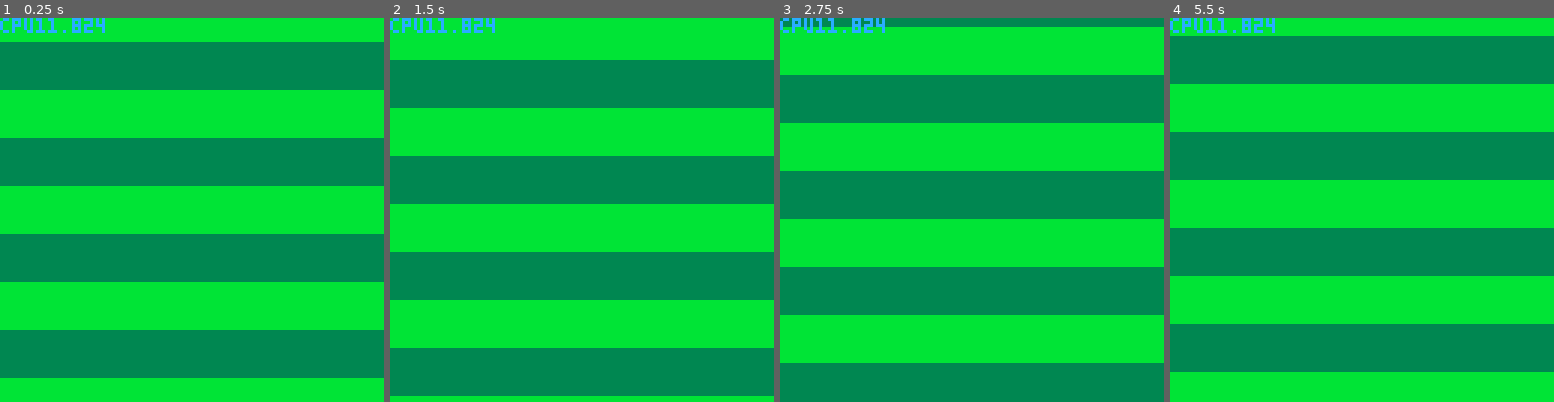
Above: before the commit, frames 1-4 (left to right).
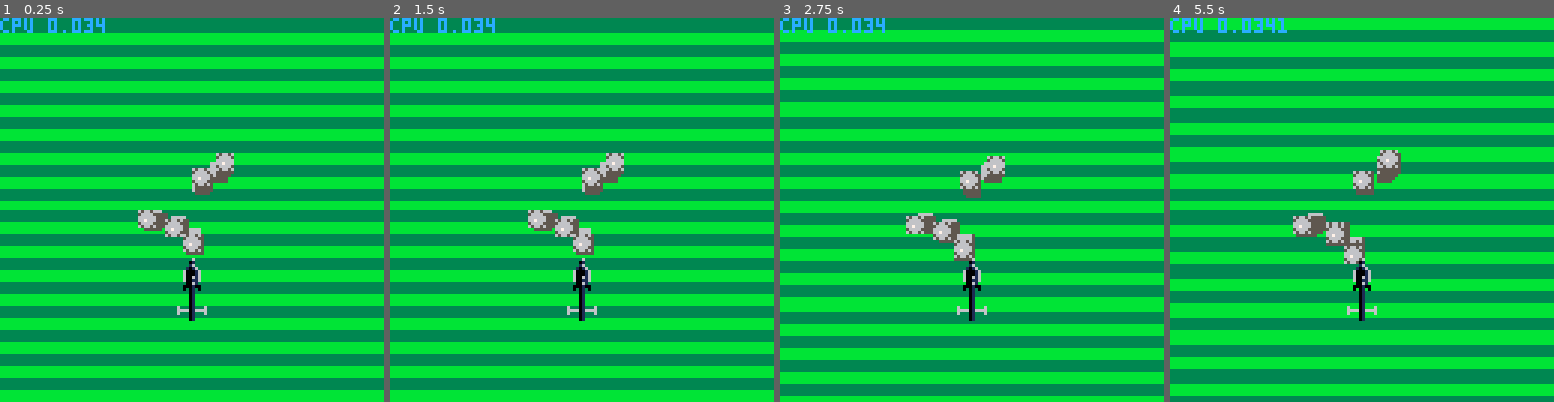
Above: after the commit, the same moments.

Repository: freds72/pico8
Game: PICO-8 cartridge carts/3d.p8
The game is run twice, just before and just after one commit, with the same random seed, the same clock (stepped at 60 frames per second) and the same inputs.
Inputs:
- Up to frame 1 (0.25 s): no input
- Up to frame 2 (1.5 s): tap X (X key) at 0.33, 1.07 s; tap O (Z key) at 0.7 s
- Up to frame 3 (2.75 s): hold Right 1.6-2.1 s; tap O (Z key) at 1.7, 2.1, 2.5 s; tap X (X key) at 1.85 s; hold Up 2.15-2.42 s; hold Right from 2.47 s (still down)
- Up to frame 4 (5.5 s): tap O (Z key) every 0.4 s from 2.9 to 5.3 s; tap X (X key) at 2.97, 4.08, 5.2 s; release Right at 3.03 s; hold Left 3.08-3.58 s; hold Down 3.63-3.97 s; hold Right 4.02-4.68 s; hold Up 4.73-5.03 s; hold Left from 5.08 s (still down)

The runs differ from the first frame. In frame 1, 51% of the frame differs, in the area x 0-100%, y 0-97%; in frame 2, 51%; in frame 3, 51%; in frame 4, 53%, in the area x 0-100%, y 0-100%.

Commit message:
new Thunderblade like prototype

Diff:
--- a/carts/thunderrun.p8
+++ b/carts/3d.p8
@@ -1,18 +1,121 @@
 pico-8 cartridge // http://www.pico-8.com
 version 8
 __lua__
-dy=0
+cam={}
+ramp={12,1}
+grass={3,11}
+buildings={}
+flr_n=8
+flr_h=2
+flr_w=16
+flr_z=-64
+focal=8
+hh=128/2
+hw=128/2
+function clamp(a,mi,ma)
+	if (a<mi) return mi
+	if (a>ma) return ma
+	return a
+end
 function _update()
- dy += 1
- dy %= 128
-end
+	if (btn(0)) cam.x-=1
+ if (btn(1)) cam.x+=1
+ cam.x=clamp(cam.x,-32,32)
+ if (btn(2)) cam.y-=1
+ if (btn(3)) cam.y+=1
+ cam.y=clamp(cam.y,-128,128)
+ if (btn(4)) cam.z-=0.5
+ if (btn(5)) cam.z+=0.5
+ cam.z=clamp(cam.z,-64,0)
+end
+function draw_building(b,i)
+	local x,y
+	x=b.x-cam.x
+	y=b.y-cam.y
+	local xe,ye,ze,z,c
+	z=i*flr_h+flr_z-cam.z
+	xe=hw-focal*x/z
+	ye=hh-focal*y/z
+	ze=focal*flr_w/z
+	c=ramp[i%2+1]
+	rectfill(xe-ze,ye-ze,xe+ze,ye+ze,c)
+end
+function draw_buildopt()
+	for i=0,flr_n-1 do
+		local ze,z,c,w
+		z=i*flr_h+flr_z-cam.z
+		w=1/z
+		ze=focal*flr_w*w
+		c=ramp[i%2+1]
+		foreach(buildings,
+			function(b)
+				local x,y,xe,ye
+				x=b.x-cam.x
+				y=b.y-cam.y
+				xe=hw-focal*x*w
+				ye=hh-focal*y*w
+				if(i%2==1) then
+					sspr(40,0,32,32,xe-ze,ye-ze,2*ze,2*ze)
+				else
+			 	rectfill(xe-ze,ye-ze,xe+ze,ye+ze,5)
+			 end
+			end)
+	end
+end
+
+function draw_floor()
+	local ze,z,k,n,r,ye,w,dy,c
+	z=flr_z-cam.z
+	w=1/z
+	ze=-2*focal*flr_w*w
+ k=flr(128/ze+0.5)
+	--r=ze%2
+ --if(r~=0) ze+=2-r
+ dy=focal*cam.y*w
+ ye=64+(dy%(2*ze))
+ n=flr(ye/ze+0.5)
+ for i=1,n do
+ 	c=grass[i%2+1]
+	 rectfill(0,ye-i*ze,127,ye-i*ze+ze,c)
+ end
+ for i=0,k do
+ 	c=grass[i%2+1]
+	 rectfill(0,ye,127,ye+ze,c)
+ 	ye+=ze
+	end
+end
+
 function _draw()
-	sspr(8,0,8,8,0,dy-128,128,128)
-	sspr(8,0,8,8,0,dy,128,128)
-
-	print("cpu"..stat(1)*100,0,0,12)
-end
-
+	-- cls(grass[1])
+	local xe,ye
+	xe=hw-0-cam.x
+	ye=hh-0-cam.y
+	line(xe,ye,xe,ye-16,11)
+	line(xe,ye,xe+16,ye,8)
+
+	--for i=0,flr_n-1 do
+	--	foreach(buildings,function(b) draw_building(b,i) end)
+	--end
+	draw_floor()
+	draw_buildopt()
+	palt(0,false)
+	palt(3,true)
+	spr(64,64-8,64+16,2,3)
+	palt()
+
+	print("cpu "..stat(1),0,0,12)
+end
+function _init()
+cam.x=0
+cam.y=0
+cam.z=0
+for i=1,5 do
+	local b={}
+	b.x=rnd(2*96)-96
+	b.y=rnd(2*96)-96
+	buildings[i]=b
+end
+end
 
 
 
Not shown, changed: 56 lines of the sprite sheet (__gfx__) section of carts/3d.p8
